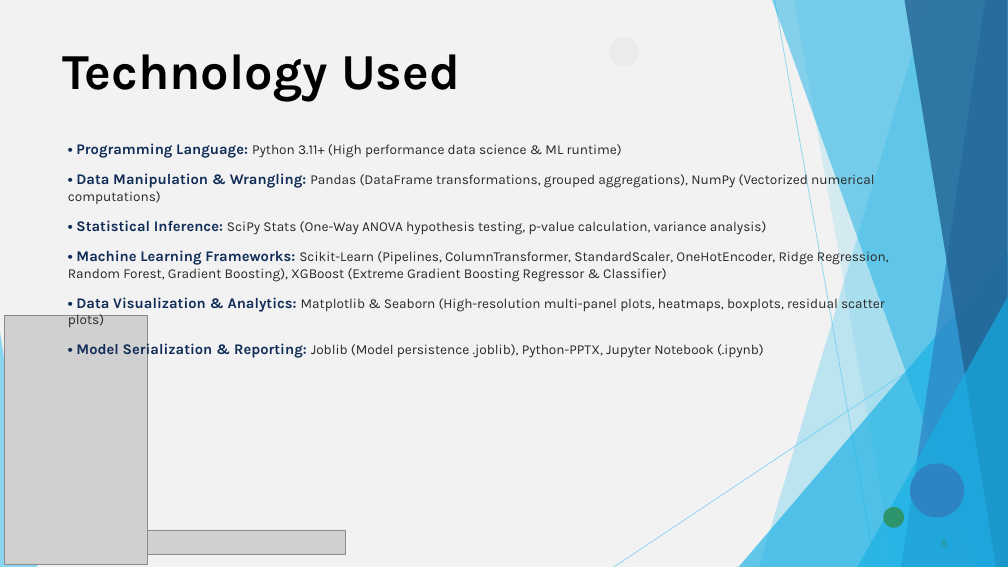
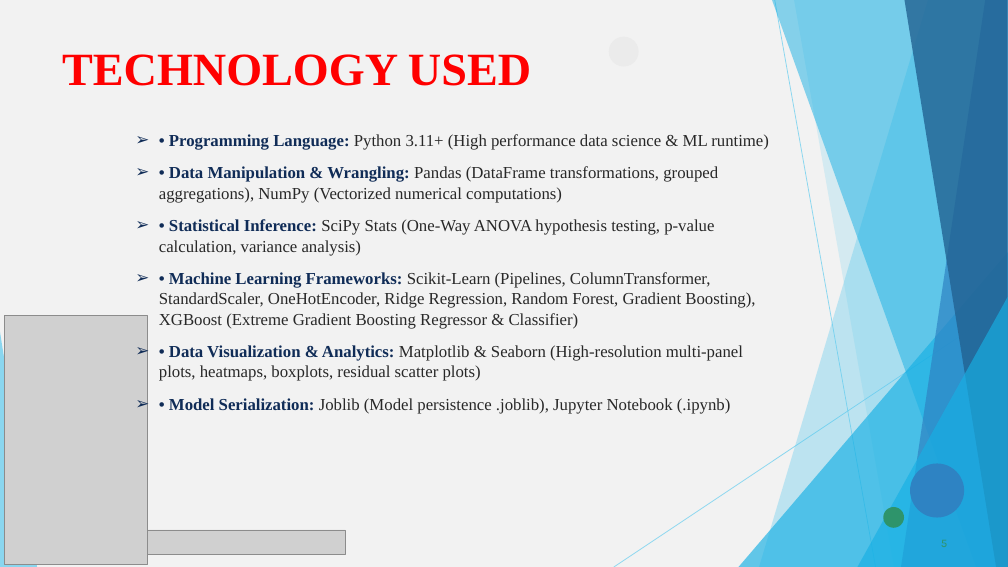
Before and after one commit to Ksmashhero06/Seasonal-Agriculture-Performance-Analysis, a slide deck: slide 5 of VOIS_Major_Project_PPT_Submission_Completed.pptx. Drawn at 1008x567 pixels with LibreOffice and Linux fonts; fonts in the diff are those of the drawing; grey boxes stand for pictures. Boxes give left, top, right and bottom in pixels: in the first picture for what was removed or moved away, otherwise in the second. Text is boxed around its words. In the diff, an @@ line names an element or a change of style, - is before the commit and + after.

Commit message:
docs: add Data Visualization Certificate and update submission presentation

```diff
--- a/VOIS_Major_Project_PPT_Submission_Completed.pptx
+++ b/VOIS_Major_Project_PPT_Submission_Completed.pptx
@@ title at box(62, 54, 531, 86): text changed; size 48 to 44 pt; font Karla to Times New Roman; text colour #000000 to #FF0000 @@
-Technology Used
+TECHNOLOGY USED
@@ text "• Programming Language: Python 3.11+ ...": place and size @@
-text "• Programming Language: Python 3.11+ ..." at box(68, 143, 889, 359)
+text "• Programming Language: Python 3.11+ ..." at box(159, 134, 769, 414)
@@ text at box(159, 134, 769, 381): size 14 to 16 pt in "• Programming Language:", "• Data Manipulation & Wrangling:", "• Statistical Inference:", "• Machine Learning Frameworks:" and 1 more places; size 13 to 16 pt in "Python 3.11+ (High performance data science & ...", "Pandas (DataFrame transformations, grouped aggregations), Nu ...", "SciPy Stats (One-Way ANOVA hypothesis testing, p-value ...", "Scikit-Learn (Pipelines, ColumnTransformer, StandardScaler,  ..." and 1 more places; font Karla to Times New Roman in "• Programming Language: Python 3.11+ (High performance ...", "• Data Manipulation & Wrangling: Pandas (DataFrame ...", "• Statistical Inference: SciPy Stats (One-Way ANOVA ...", "• Machine Learning Frameworks: Scikit-Learn (Pipelines, Colu ..." and 1 more places; bullet none to ➢ @@
@@ text at box(169, 398, 730, 414): text changed; size 13 to 16 pt; font Karla to Times New Roman @@
-• Model Serialization & Reporting: Joblib (Model persistence .joblib), Python-PPTX, Jupyter Notebook (.ipynb)
+➢ • Model Serialization: Joblib (Model persistence .joblib), Jupyter Notebook (.ipynb)
```
Also in this commit, not shown: 13 other slides changed, 1 other file.
